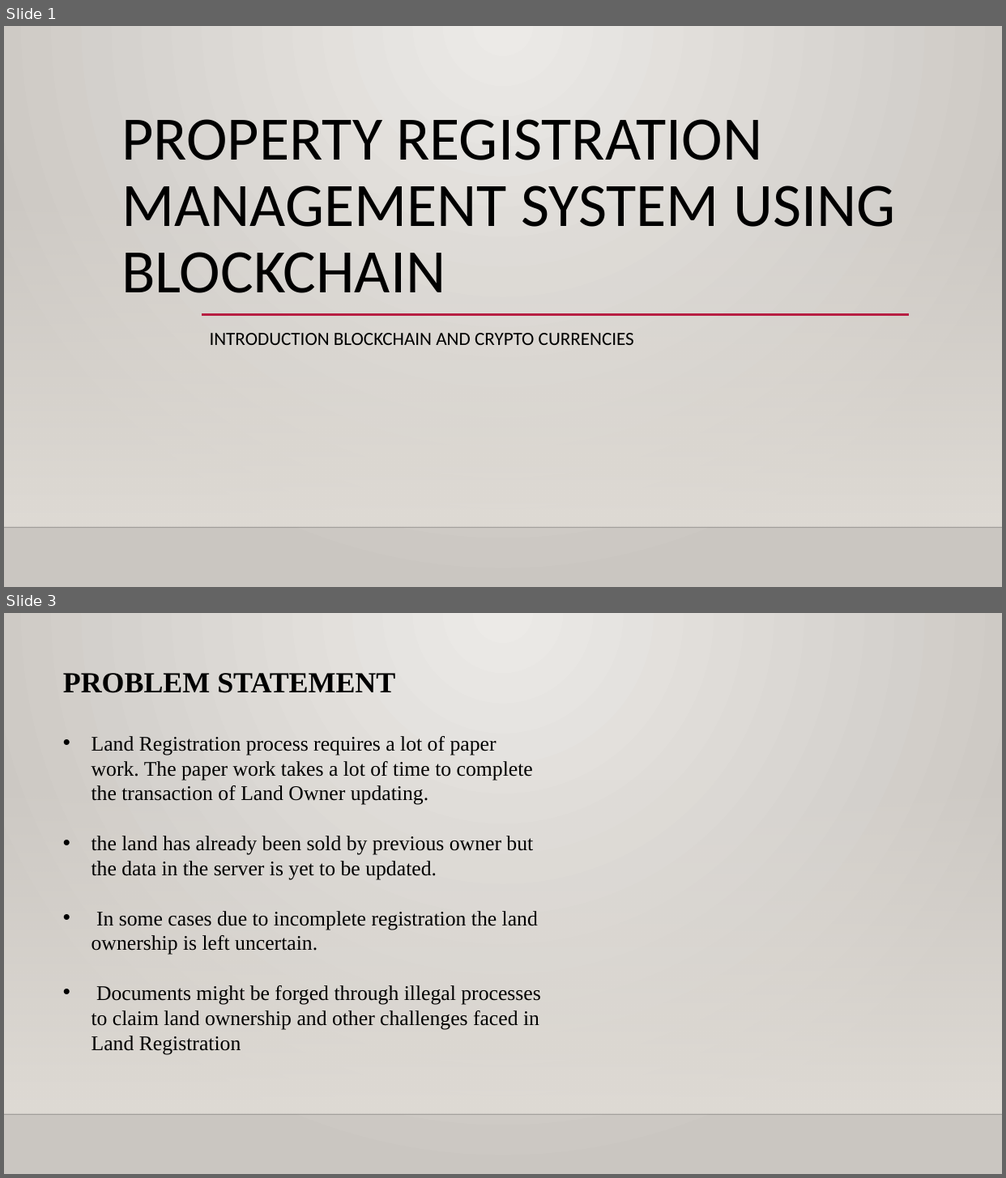
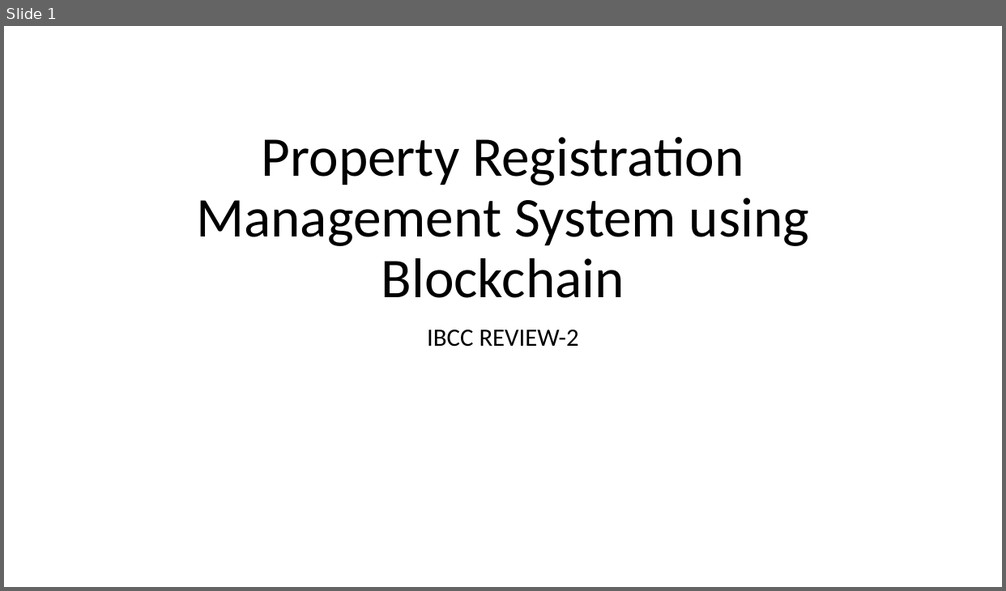
Before and after one commit to KL-Security/Land-Registration, a slide deck: Property_Registration_Management_System_using_Blockchain_REVIEW.pptx. Shown one above the other, each under a label of ours: slides 1 and 3 before the commit, slide 1 after it; the slides between them are not shown. The pictures are 1006x1178 and 1006x591 pixels, drawn with LibreOffice and Linux fonts; fonts in the diff are those of the drawing; background and template pictures are left out. Boxes give left, top, right and bottom in pixels: in the first picture for what was removed or moved away, otherwise in the second. Text is boxed around its words. In the diff, an @@ line names an element or a change of style, - is before the commit and + after.

```diff
--- a/Property_Registration_Management_System_using_Blockchain_REVIEW.pptx
+++ b/Property_Registration_Management_System_using_Blockchain_REVIEW.pptx
@@ slide 3 removed at (x1=4, y1=613, x2=1002, y2=1174), background gradient #ECEAE7 to #CAC7C1; not listed: 2 template elements that a slide beside it also shows @@
@@ text removed at (x1=63, y1=673, x2=395, y2=693) @@
-PROBLEM STATEMENT
@@ text removed at (x1=91, y1=736, x2=540, y2=1054) @@
-• Land Registration process requires a lot of paper work. The paper work takes a lot of time to complete the transaction of Land Owner updating.
-• the land has already been sold by previous owner but the data in the server is yet to be updated.
-• In some cases due to incomplete registration the land ownership is left uncertain.
-• Documents might be forged through illegal processes to claim land ownership and other challenges faced in Land Registration
@@ slide 1 changed as well @@
@@ background gradient #ECEAE7 to #CAC7C1 to #FFFFFF @@
@@ title at (x1=196, y1=137, x2=809, y2=298): text changed; size 59.4 to 54 pt @@
-PROPERTY REGISTRATION MANAGEMENT SYSTEM USING BLOCKCHAIN
+Property Registration Management System using Blockchain
@@ rectangle removed at (x1=4, y1=191, x2=1002, y2=527) @@
@@ line removed from (202, 315) to (909, 315) @@
@@ subtitle at (x1=427, y1=330, x2=579, y2=347): text changed; size 18 to 24 pt @@
-INTRODUCTION BLOCKCHAIN AND CRYPTO CURRENCIES
+IBCC REVIEW-2
@@ line removed from (4, 527) to (1002, 527) @@
```
Also in this commit, not shown: 3 other slides changed, 1 slide added, 3 other slides removed.
